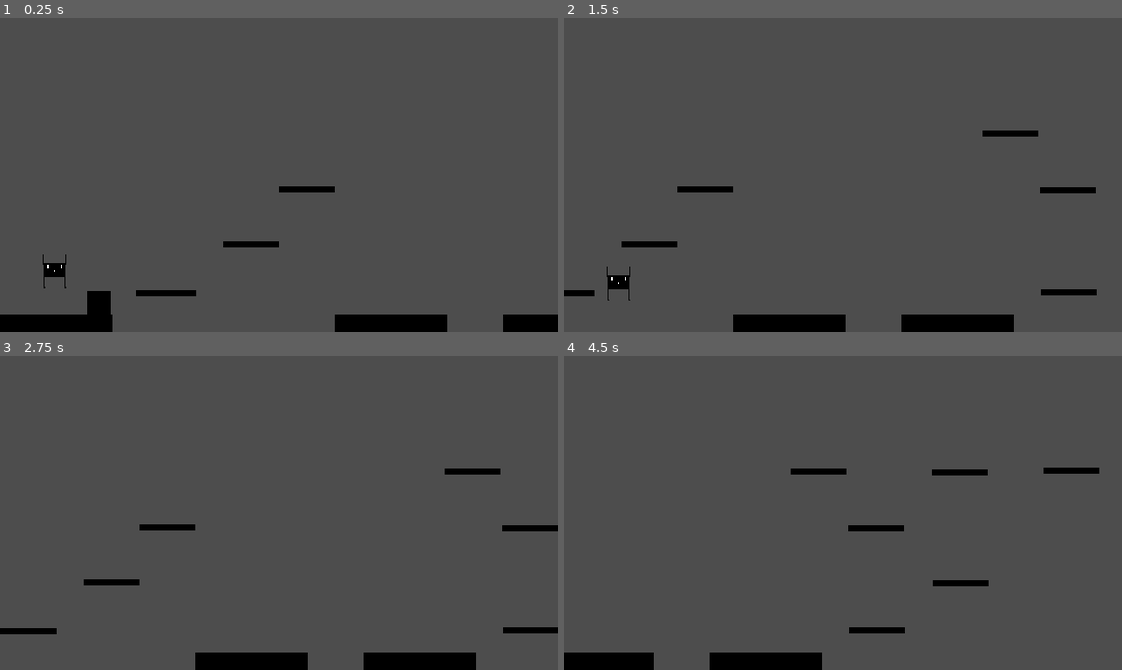
Above: before the commit, frames 1-4 (two rows, left to right).
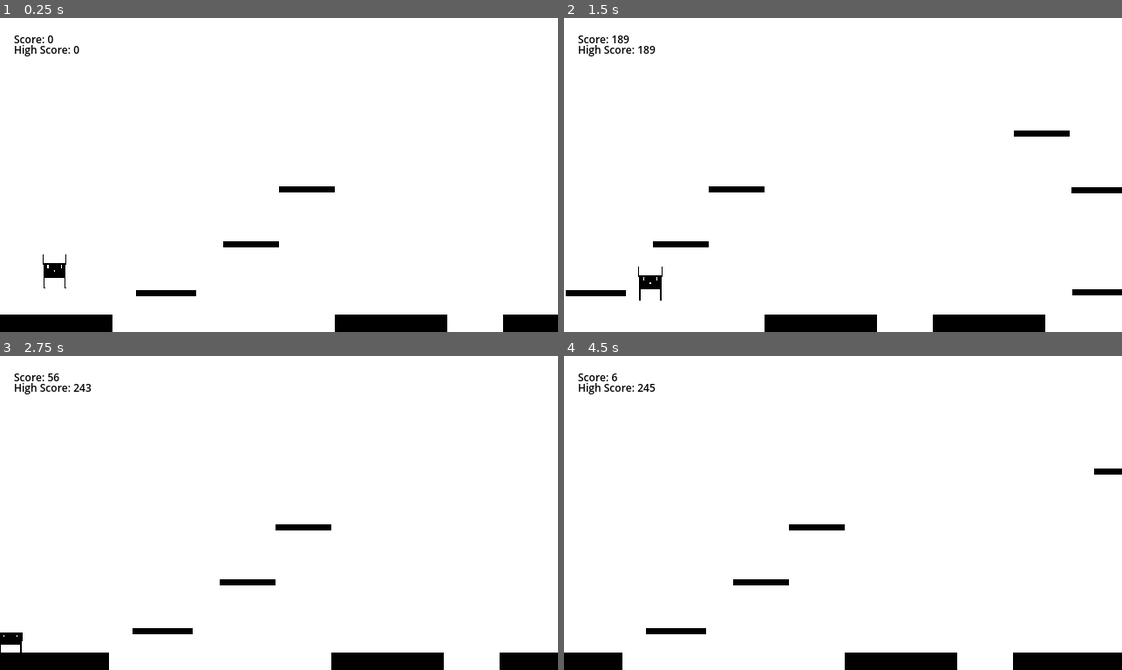
Above: after the commit, the same moments.

Repository: abhinav67898/Nekofai
Game: Godot game, scene res://Levels/level_001.tscn
The game is run twice, just before and just after one commit, with the same random seed, the same clock (stepped at 60 frames per second) and the same inputs.
Inputs (mouse positions are in pixels of both pictures, inside the frame that each line leads up to):
- Up to frame 1 (0.25 s): no input
- Up to frame 2 (1.5 s): tap Enter (ui_accept) at 0.5, 0.77 s; move the mouse to (965, 159) at 0.52 s; hold Right (ui_right) from 0.53 s (still down); tap E (pickup) at 0.6, 1.35 s; click (965, 159) at 0.67 s; move the mouse to (731, 190) at 1.27 s
- Up to frame 3 (2.75 s): tap Enter (ui_accept) at 1.52 s; move the mouse to (334, 443) at 2.02 s; release Right (ui_right) at 2.03 s; hold Left (ui_left) from 2.03 s (still down); tap Alt at 2.1 s; tap E (pickup) at 2.3 s
- Up to frame 4 (4.5 s): move the mouse to (815, 575) at 2.77 s; release Left (ui_left) at 2.78 s; hold Right (ui_right) 2.78-4.28 s; tap Shift at 2.85 s; click (815, 575) at 2.92 s; tap Enter (ui_accept) at 3.02, 3.77 s; tap E (pickup) at 3.05, 3.6, 4.35 s; move the mouse to (1010, 560) at 3.52 s; move the mouse to (675, 465) at 4.27 s; hold Left (ui_left) from 4.28 s (still down)

The runs differ from the first frame. In frame 1, 96% of the frame differs, in the area x 0-100%, y 0-100%; in frame 2, 98%; in frame 3, 99%; in frame 4, 99%.

Commit message:
Updates dih

Diff:
--- /dev/null
+++ b/Levels/death.gd
@@ -0,0 +1,9 @@
+extends Area2D
+
+func _ready() -> void:
+	body_entered.connect(_on_body_entered)
+
+func _on_body_entered(body: Node2D) -> void:
+	if body.has_method("respawnPlayer"):
+		body.respawnPlayer()
+		print("Player Died! Respawning loser lawl")
--- a/Levels/level_001.tscn
+++ b/Levels/level_001.tscn
@@ -1,7 +1,8 @@
 [gd_scene format=3 uid="uid://cguenfbfexlwj"]
 
 [ext_resource type="PackedScene" uid="uid://byque4w54oowj" path="res://Player/player.tscn" id="1_fouwm"]
-[ext_resource type="PackedScene" uid="uid://ia3ply1cgbk8" path="res://box.tscn" id="1_pg1p1"]
+[ext_resource type="Script" uid="uid://cmjpl7hfrvk15" path="res://Levels/death.gd" id="2_pg1p1"]
+[ext_resource type="Script" uid="uid://uydj402jl0as" path="res://Levels/score.gd" id="3_51s5j"]
 
 [sub_resource type="RectangleShape2D" id="RectangleShape2D_fouwm"]
 size = Vector2(129, 20)
@@ -18,10 +19,15 @@
 [sub_resource type="RectangleShape2D" id="RectangleShape2D_1l4rv"]
 size = Vector2(64, 7)
 
+[sub_resource type="RectangleShape2D" id="RectangleShape2D_t1gp5"]
+size = Vector2(2746, 38)
+
+[sub_resource type="RectangleShape2D" id="RectangleShape2D_khnel"]
+size = Vector2(6, 360)
+
 [node name="Level001" type="Node2D" unique_id=217932147]
 
 [node name="Background" type="StaticBody2D" parent="." unique_id=9808333]
-visible = false
 
 [node name="Polygon2D" type="Polygon2D" parent="Background" unique_id=1536494685]
 scale = Vector2(2.3453124, 1)
@@ -212,9 +218,6 @@
 scale = Vector2(0.49612412, 0.35)
 color = Color(0, 0, 0, 1)
 polygon = PackedVector2Array(0, 340, 0, 360, 129, 360, 129, 340)
-
-[node name="Box" parent="." unique_id=146871721 instance=ExtResource("1_pg1p1")]
-position = Vector2(100, 309)
 
 [node name="Player" parent="." unique_id=579480993 instance=ExtResource("1_fouwm")]
 position = Vector2(-258, 9)
@@ -225,3 +228,51 @@
 limit_top = 0
 limit_right = 1502
 limit_bottom = 360
+limit_smoothed = true
+position_smoothing_enabled = true
+rotation_smoothing_enabled = true
+
+[node name="Death" type="Area2D" parent="." unique_id=1771758536]
+script = ExtResource("2_pg1p1")
+
+[node name="CollisionShape2D" type="CollisionShape2D" parent="Death" unique_id=2108956087]
+position = Vector2(1373, 378)
+shape = SubResource("RectangleShape2D_t1gp5")
+
+[node name="Game UI" type="CanvasLayer" parent="." unique_id=1221811695]
+
+[node name="SCORE" type="Label" parent="Game UI" unique_id=1027486079]
+offset_left = 16.0
+offset_top = 16.0
+offset_right = 68.0
+offset_bottom = 39.0
+theme_override_colors/font_color = Color(0, 0, 0, 1)
+theme_override_font_sizes/font_size = 12
+script = ExtResource("3_51s5j")
+
+[node name="High scoer shit" type="Label" parent="Game UI" unique_id=1505511337]
+offset_left = 16.0
+offset_top = 28.0
+offset_right = 100.0
+offset_bottom = 51.0
+theme_override_colors/font_color = Color(0, 0, 0, 1)
+theme_override_font_sizes/font_size = 12
+
+[node name="EndBarriers" type="StaticBody2D" parent="." unique_id=1758407882]
+
+[node name="Polygon2D" type="Polygon2D" parent="EndBarriers" unique_id=585562825]
+polygon = PackedVector2Array(0, 0, 0, 360, -6, 360, -6, 0)
+
+[node name="CollisionShape2D" type="CollisionShape2D" parent="EndBarriers" unique_id=1292887143]
+position = Vector2(-3, 180)
+shape = SubResource("RectangleShape2D_khnel")
+
+[node name="EndBarriers2" type="StaticBody2D" parent="." unique_id=1076563774]
+position = Vector2(1507, 0)
+
+[node name="Polygon2D" type="Polygon2D" parent="EndBarriers2" unique_id=1056844851]
+polygon = PackedVector2Array(0, 0, 0, 360, -6, 360, -6, 0)
+
+[node name="CollisionShape2D" type="CollisionShape2D" parent="EndBarriers2" unique_id=159956132]
+position = Vector2(-3, 180)
+shape = SubResource("RectangleShape2D_khnel")
--- /dev/null
+++ b/Levels/score.gd
@@ -0,0 +1,14 @@
+extends Label
+
+@onready var player = get_tree().current_scene.get_node("Player")
+@onready var highScoreLabel = get_parent().get_node("High scoer shit")
+
+func _process(_delta: float) -> void:
+	if player == null:
+		return
+
+	var distance := int(player.distanceScore)
+	var highscore := int(player.highScoreDistance)
+
+	text = "Score: " + str(distance)
+	highScoreLabel.text = "High Score: " +str(highscore)
--- a/Player/player.gd
+++ b/Player/player.gd
@@ -5,8 +5,25 @@
 const JUMP_VELOCITY := -450.0
 
 @onready var sprite: AnimatedSprite2D = $AnimatedSprite2D
-@onready var pickupArea: Area2D = $PickupArea
-var held_box: RigidBody2D = null
+
+#respawn piosition
+var startPosition: Vector2
+
+func _ready() -> void:
+	startPosition = global_position
+
+func respawnPlayer() -> void:
+	global_position = startPosition
+	velocity = Vector2.ZERO
+	distanceScore = 0.0
+
+#distance ahh
+var distanceScore: float = 0.0
+var highScoreDistance: float = 0.0
+func updateDistance() -> void:
+	distanceScore = max(distanceScore, global_position.x - startPosition.x)
+
+	highScoreDistance = max(highScoreDistance, distanceScore)
 
 func _physics_process(delta: float) -> void:
 	# Gravity
@@ -25,15 +42,13 @@
 	else:
 		velocity.x = move_toward(velocity.x, 0, SPEED)
 
+	# Apply movement
 	move_and_slide()
-	for i in get_slide_collision_count():
-		var collision = get_slide_collision(i)
-		var collider = collision.get_collider()
 
-		if collider is RigidBody2D:
-			collider.apply_central_impulse(-collision.get_normal() * 20.0)
+	#update disance
+	updateDistance()
 
-	handlePickup()
+	# Update animations
 	update_animation()
 
 
@@ -41,10 +56,8 @@
 	# Airborne animations
 	if not is_on_floor():
 		if velocity.y < 0:
-			# Moving upward
 			sprite.play("jump")
 		else:
-			# Moving downward
 			sprite.play("fall")
 
 	# Ground animations
@@ -57,23 +70,3 @@
 	# Standing still
 	else:
 		sprite.play("idle")
-
-
-# Box Pickup function
-func handlePickup() -> void:
-	if not Input.is_action_just_pressed("pickup"):
-		return
-
-	if held_box != null:
-		held_box.global_position = global_position + Vector2(0,-20)
-		held_box.drop_box()
-		held_box = null
-		print("Box Dropped")
-		return
-
-	for body in pickupArea.get_overlapping_bodies():
-		if body is RigidBody2D and body.has_method("pickup_box"):
-			held_box = body
-			held_box.pickup_box()
-			held_box.global_position = global_position + Vector2(0, -10)
-			break
--- a/box.gd
+++ b/box.gd
@@ -5,6 +5,7 @@
 func pickup_box() -> void:
 	box_is_held = true
 	freeze = true
+	sleeping = false
 
 func drop_box() -> void:
 	box_is_held = false
Not shown, added: Levels/death.gd.uid
Not shown, added: Levels/score.gd.uid
